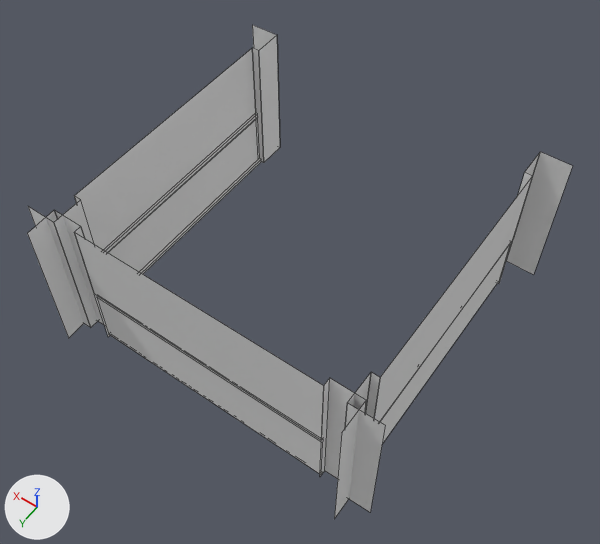
Renders of the Blender file OculusWalkerDemo/_asset/Map/m9010/m9010.blend from each side of a commit.
Camera for both pictures: a 50 mm camera at (-9.21, 13.18, 21.68) aimed at (-0.29, 0.69, 2.06). The axes (+X, +Y, +Z) are drawn at lower left. The lights are the same throughout. Mesh edges are drawn as thin lines.

Names of what the first picture shows: 'Group', 'Group.001', 'Group.002'.
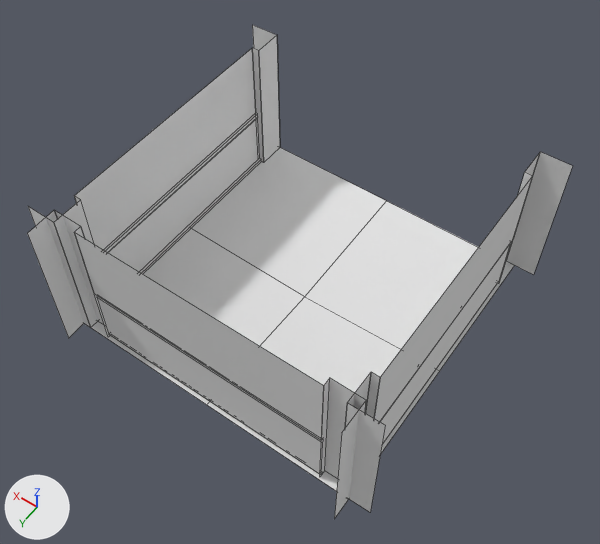
The change, as JSON lines over the scene's bpy script:
```json
{"op": "add", "block": "mat_floor_std", "code": ["mat_floor_std = diffuse_material('Floor.std')", "mat_floor_std.base_color = (0.8, 0.8, 0.8)  # white #e7e7e7"]}
{"op": "add", "block": "me_plane", "code": ["me_plane = bpy.data.meshes.new('Plane')", "me_plane.from_pydata([(0.0, 0.0, -0.18), (-5.0, 0.0, 0.0), (0.0, -5.0, 0.0), (5.0, 0.0, 0.0), (0.0, 5.0, 0.0), (-5.0, -5.0, 0.0), (5.0, -5.0, 0.0), (-5.0, 5.0, 0.0), (5.0, 5.0, 0.0)], [], [(0, 1, 5, 2), (0, 2, 6, 3), (0, 3, 8, 4), (0, 4, 7, 1)])", "me_plane.materials.append(mat_floor_std)  # white #e7e7e7"]}
{"op": "add", "block": "col_group_002", "code": ["col_group_002 = bpy.data.collections.new('Group.002')", "col_group_002.objects.link(ob_plane)"]}
{"op": "add", "block": "ob_plane", "code": ["ob_plane = bpy.data.objects.new('Plane', me_plane)", "ob_plane.location = (0.0, 0.0, 0.0)"]}
{"op": "add", "block": "ob_group_003", "code": ["ob_group_003 = bpy.data.objects.new('Group.003', None)", "ob_group_003.location = (0.0, 0.0, 0.0)", "ob_group_003.show_instancer_for_render = False", "ob_group_003.instance_type = 'COLLECTION'", "ob_group_003.instance_collection = col_group_002"]}
```

What differs and where, as boxes [x1, y1, x2, y2] in the pictures (600 x 544 px):
```json
{"object": "Group.003", "change": "added", "after": [91, 148, 515, 491]}
```
